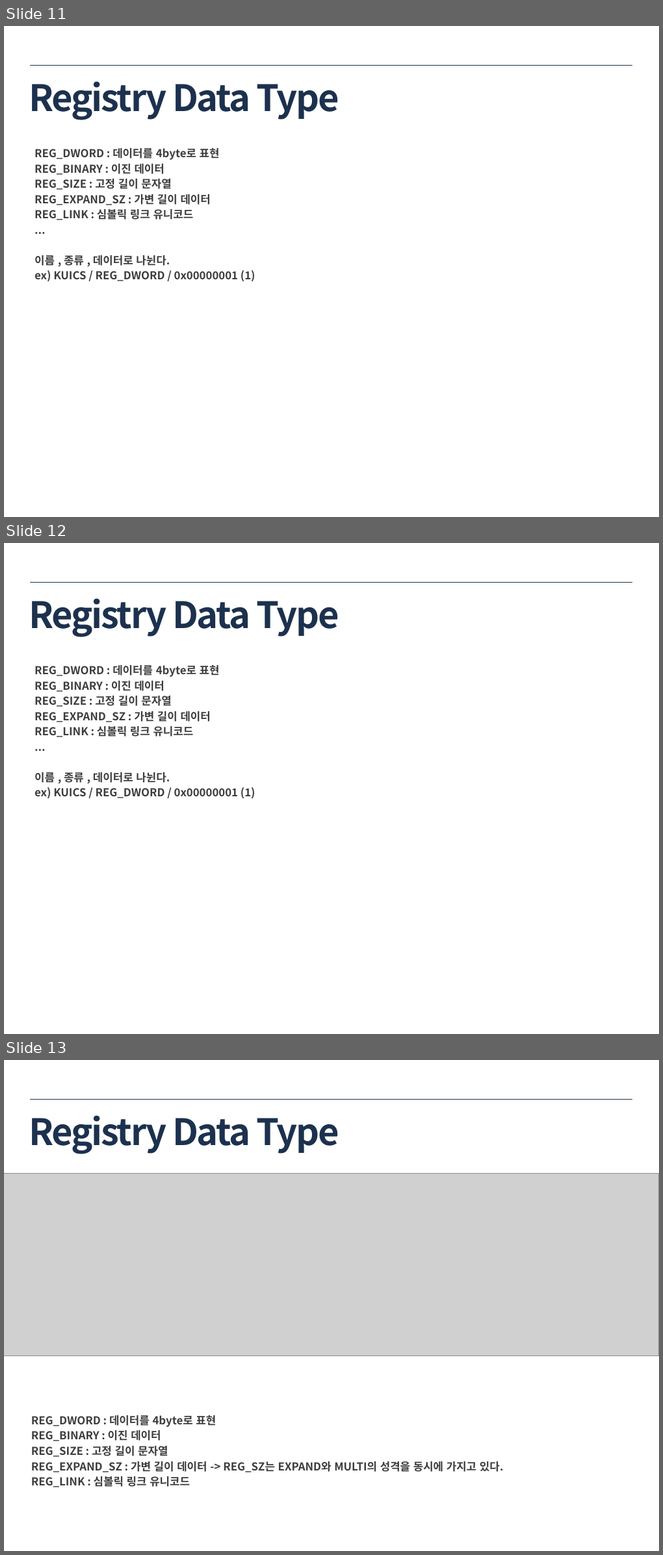
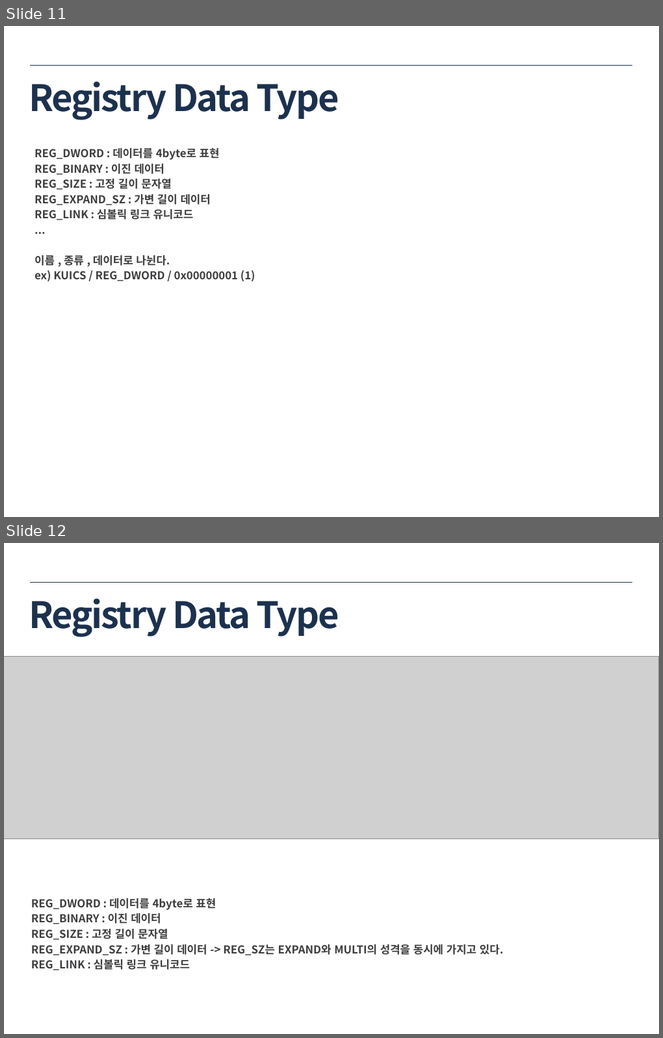
Before and after one commit to akwkek11/KUICS_Study_Forensic, a slide deck: 6. Windows Registry (1)/6.pptx. Shown one above the other, each under a label of ours: slides 11, 12 and 13 before the commit, slides 11 and 12 after it. The pictures are 663x1555 and 663x1038 pixels, drawn with LibreOffice and Linux fonts; fonts in the diff are those of the drawing; grey boxes stand for pictures. Boxes give left, top, right and bottom in pixels: in the first picture for what was removed or moved away, otherwise in the second. Text is boxed around its words. In the diff, an @@ line names an element or a change of style, - is before the commit and + after.

Commit message:
Modify PDF/PPT of Chapter 6
- Deduplicating slide of chapter 6

```diff
--- a/6. Windows Registry (1)/6.pptx
+++ b/6. Windows Registry (1)/6.pptx
@@ slide 12 removed at (4, 543, 659, 1034), background #FFFFFF @@
@@ title removed at (29, 598, 339, 637) @@
-Registry Data Type
@@ line removed from (30, 582) to (633, 582) @@
@@ text removed at (35, 665, 256, 798) @@
-REG_DWORD : 데이터를 4byte로 표현
-REG_BINARY : 이진 데이터
-REG_SIZE : 고정 길이 문자열
-REG_EXPAND_SZ : 가변 길이 데이터
-REG_LINK : 심볼릭 링크 유니코드
-...
-이름 , 종류 , 데이터로 나뉜다.
-ex) KUICS / REG_DWORD / 0x00000001 (1)
@@ what was slide 13 is now slide 12 @@
```
Also in this commit, not shown: 1 other file.
